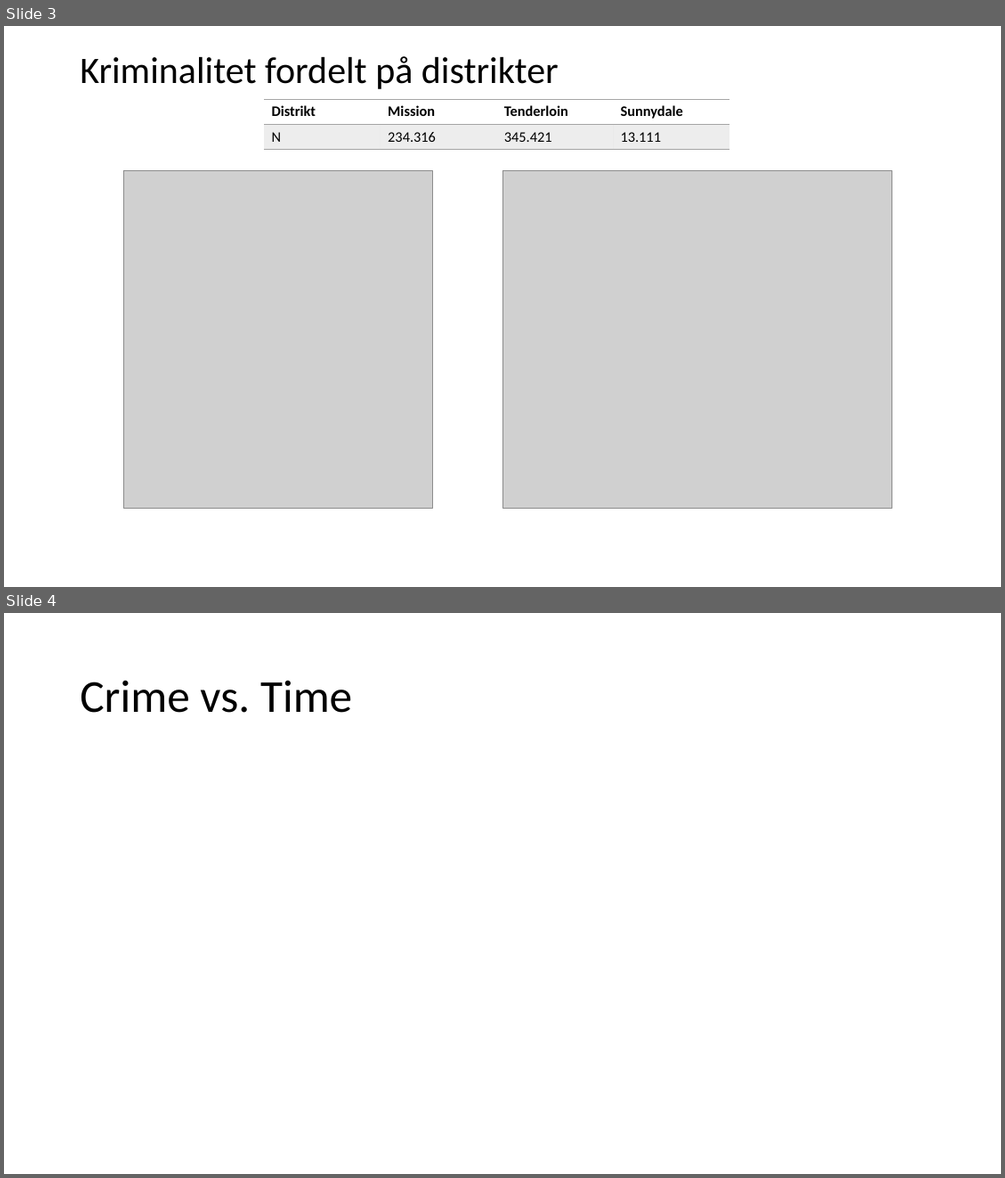
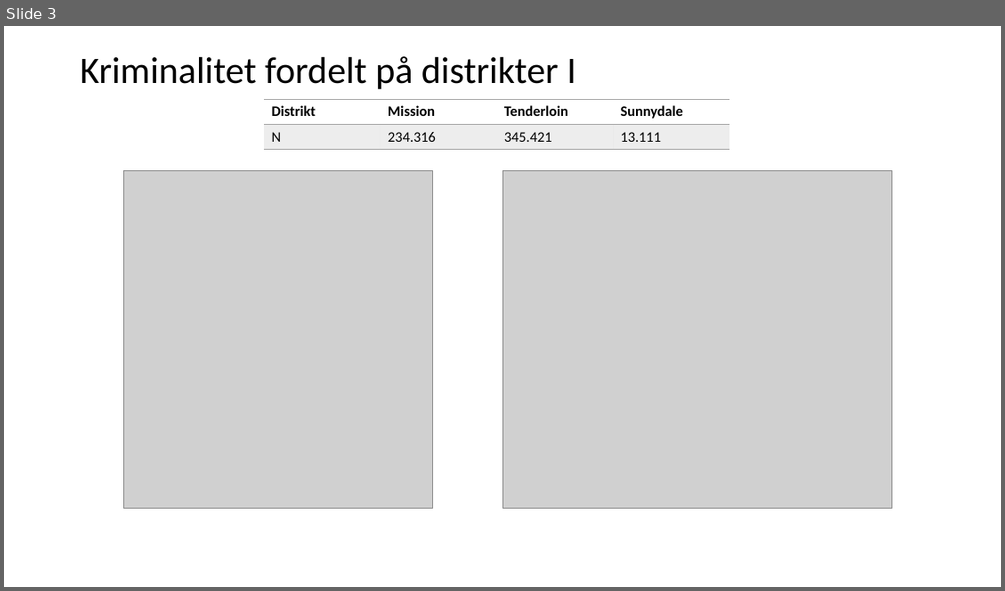
Before and after one commit to CarolineFuglsang/san_francisco_crime_data, a slide deck: presentation/San Francisco Crime Data.pptx. Shown one above the other, each under a label of ours: slides 3 and 4 before the commit, slide 3 after it. The pictures are 1005x1178 and 1005x591 pixels, drawn with LibreOffice and Linux fonts; fonts in the diff are those of the drawing; grey boxes stand for pictures. Boxes give left, top, right and bottom in pixels: in the first picture for what was removed or moved away, otherwise in the second. Text is boxed around its words. In the diff, an @@ line names an element or a change of style, - is before the commit and + after.

```diff
--- a/presentation/San Francisco Crime Data.pptx
+++ b/presentation/San Francisco Crime Data.pptx
@@ slide 4 removed at <box>4,613,1001,1174</box>, background #FFFFFF @@
@@ title removed at <box>80,680,352,713</box> @@
-Crime vs. Time
@@ slide 3 changed as well @@
@@ title at <box>80,56,576,89</box>: text changed @@
-Kriminalitet fordelt på distrikter
+Kriminalitet fordelt på distrikter I
```
Also in this commit, not shown: 1 other slide changed, 10 slides added, 5 other slides removed.
